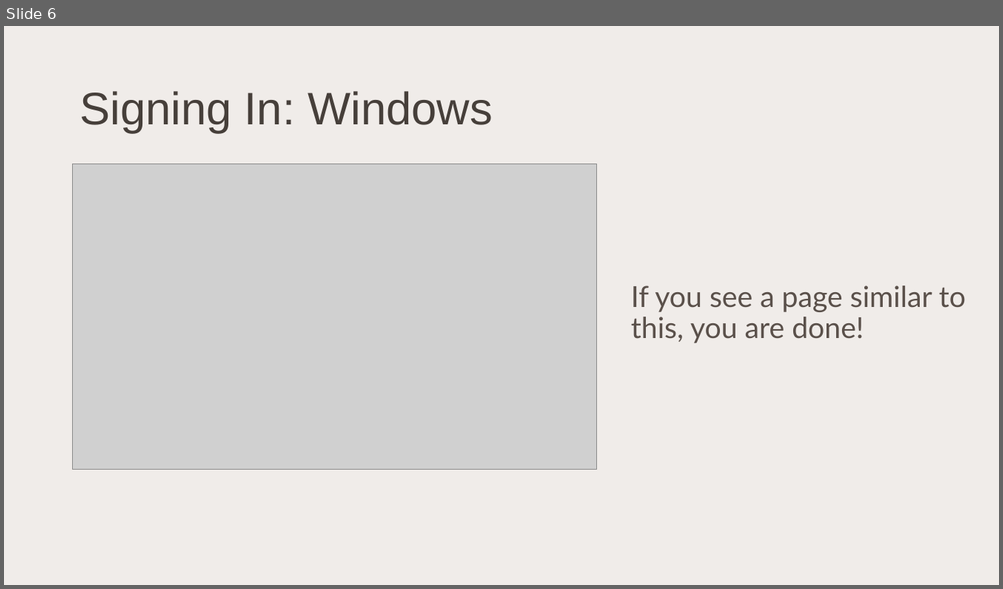
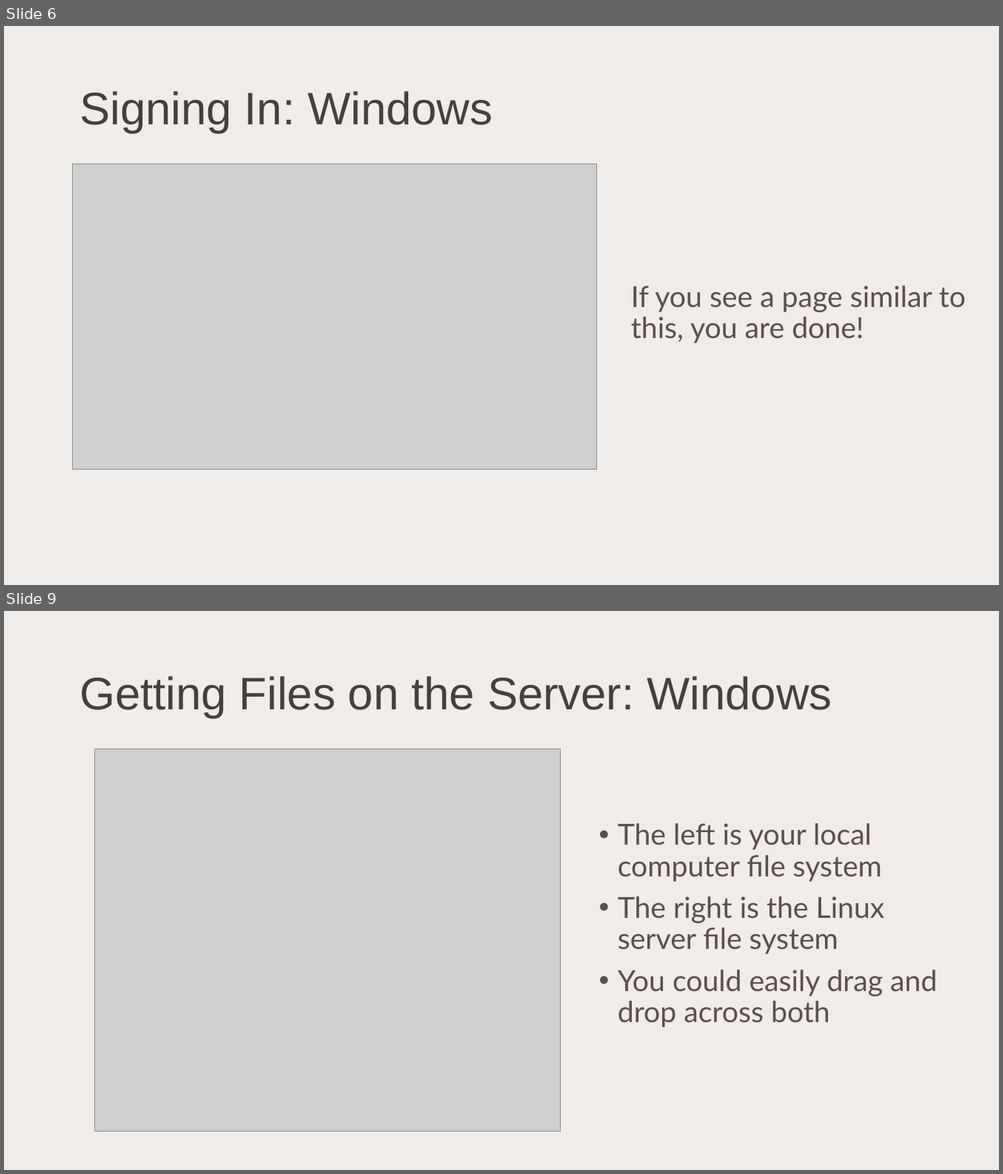
Before and after one commit to kyleromero98/Code-Camp, a slide deck: Week-3/Using the Linux Servers.pptx. Shown one above the other, each under a label of ours: slide 6 before the commit, slides 6 and 9 after it; the slides between them are not shown. The pictures are 1003x589 and 1003x1174 pixels, drawn with LibreOffice and Linux fonts; fonts in the diff are those of the drawing; grey boxes stand for pictures. Boxes give left, top, right and bottom in pixels: in the first picture for what was removed or moved away, otherwise in the second. Text is boxed around its words. In the diff, an @@ line names an element or a change of style, - is before the commit and + after.

```diff
--- a/Week-3/Using the Linux Servers.pptx
+++ b/Week-3/Using the Linux Servers.pptx
@@ slide 9 added at (x1=4, y1=611, x2=999, y2=1170), background #F0ECE9 @@
@@ title added at (x1=79, y1=676, x2=832, y2=718), 44 pt, text #463F3A @@
+Getting Files on the Server: Windows
@@ picture added at (x1=95, y1=749, x2=560, y2=1132) @@
@@ text added at (x1=617, y1=823, x2=936, y2=1028), 28 pt, text #5A504A @@
+• The left is your local computer file system
+• The right is the Linux server file system
+• You could easily drag and drop across both
```
Also in this commit, not shown: 1 slide changed, 3 other slides added, 1 other file.
